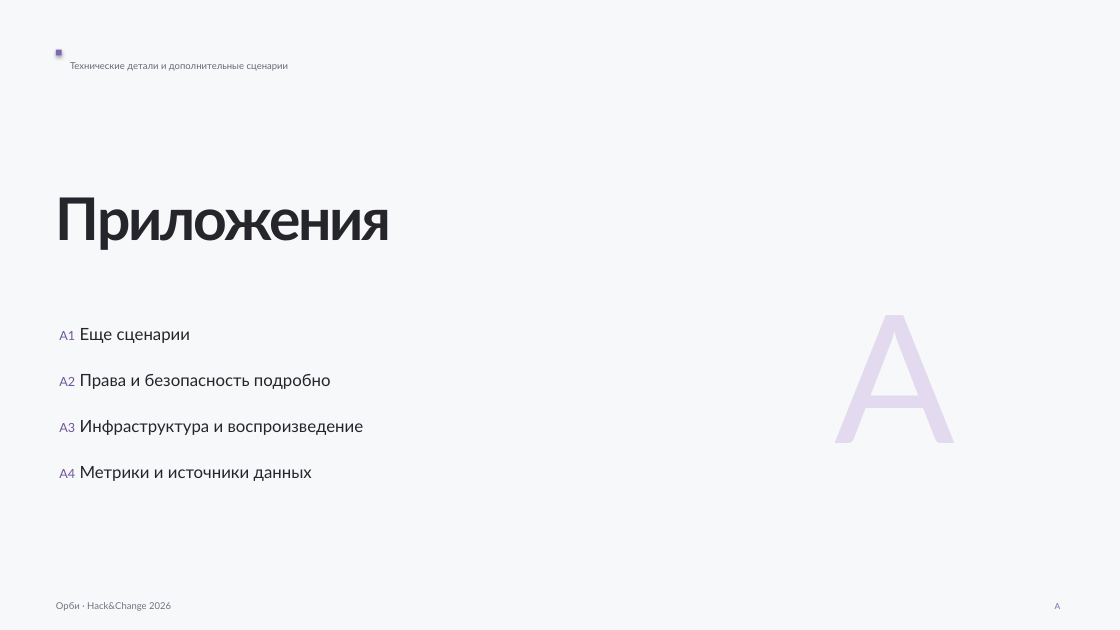
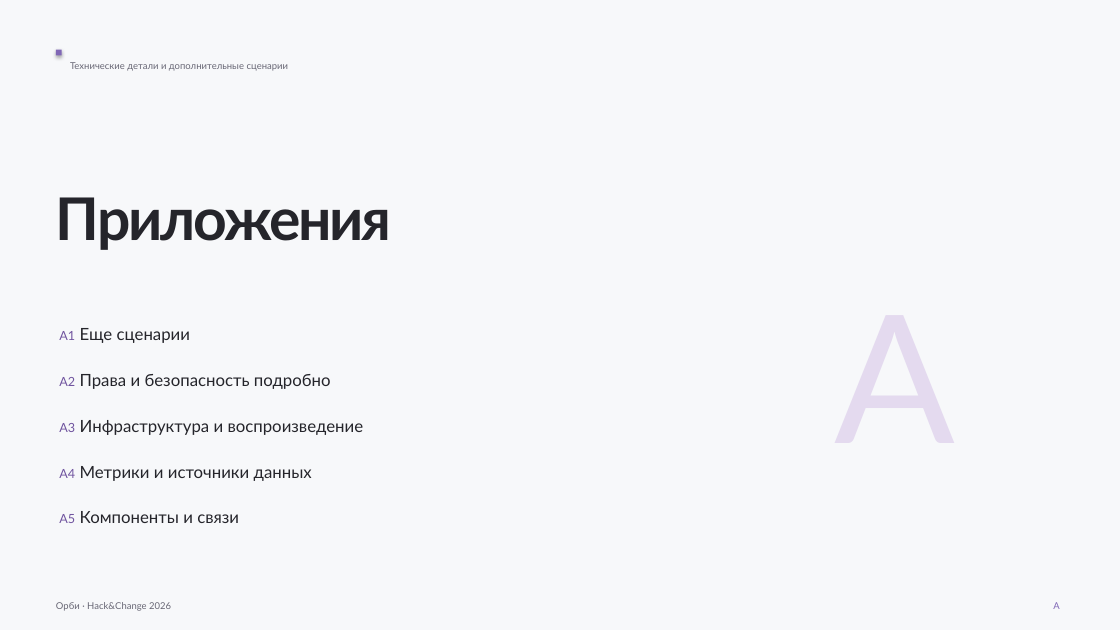
Before and after one commit to luhgeek1/avito-helpus, a slide deck: slide 13 of docs/presentation/orbi-presentation.pptx. Drawn at 1120x630 pixels with LibreOffice and Linux fonts; fonts in the diff are those of the drawing. Boxes give left, top, right and bottom in pixels: in the first picture for what was removed or moved away, otherwise in the second. Text is boxed around its words. In the diff, an @@ line names an element or a change of style, - is before the commit and + after.

```diff
--- a/docs/presentation/orbi-presentation.pptx
+++ b/docs/presentation/orbi-presentation.pptx
@@ text added at (59,511,239,523), 14.4 pt, text #25252B @@
+A5 Компоненты и связи
```
Also in this commit, not shown: 15 other slides changed, 2 slides added, 1 slide removed, 6 other files.
